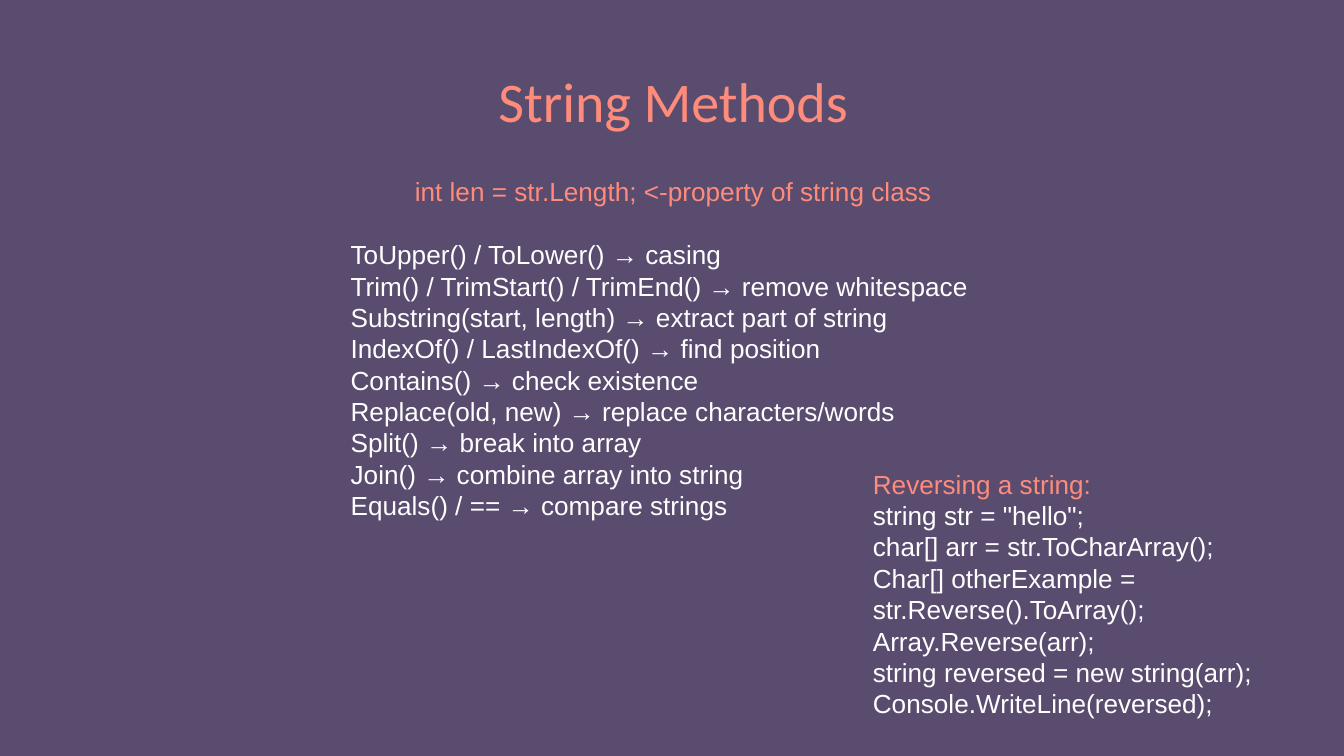
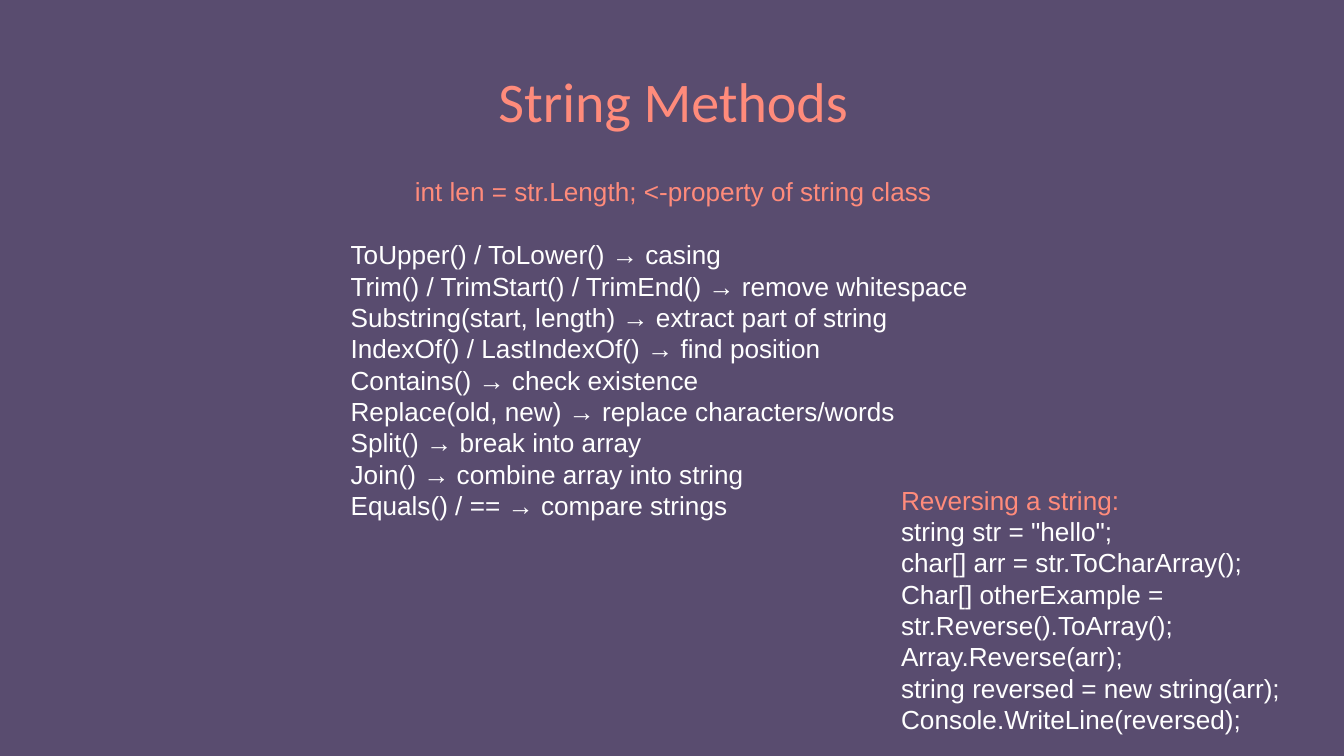
Before and after one commit to e-m-wilson/dotnet, a slide deck: slide 45 of Resources-Notes-Ppts/C#/001-dot-net-foundations.pptx. Drawn at 1344x756 pixels with LibreOffice and Linux fonts; fonts in the diff are those of the drawing. Boxes give left, top, right and bottom in pixels: in the first picture for what was removed or moved away, otherwise in the second. Text is boxed around its words. In the diff, an @@ line names an element or a change of style, - is before the commit and + after.

```diff
--- a/Resources-Notes-Ppts/C#/001-dot-net-foundations.pptx
+++ b/Resources-Notes-Ppts/C#/001-dot-net-foundations.pptx
@@ text "Reversing a string:": place and size @@
-text "Reversing a string:" at [873, 475, 1252, 719]
+text "Reversing a string:" at [901, 491, 1280, 735]
```
Also in this commit, not shown: 1 other slide changed, 21 other files.
